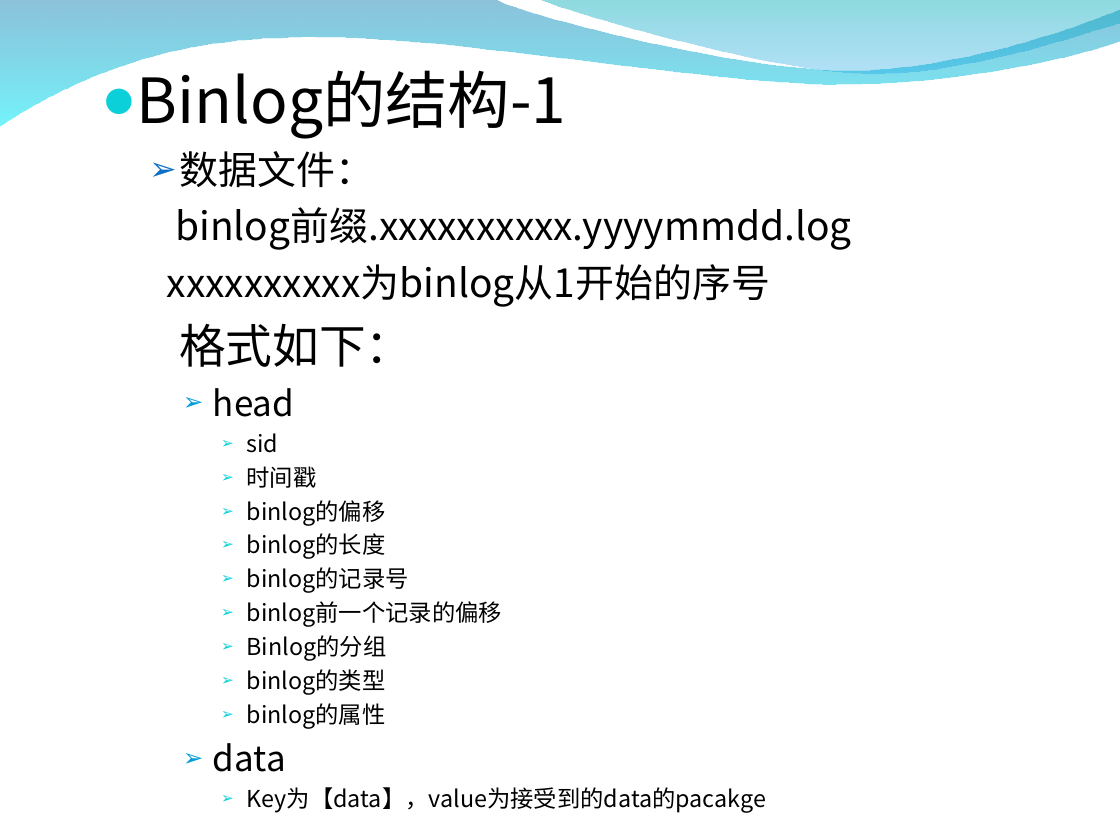
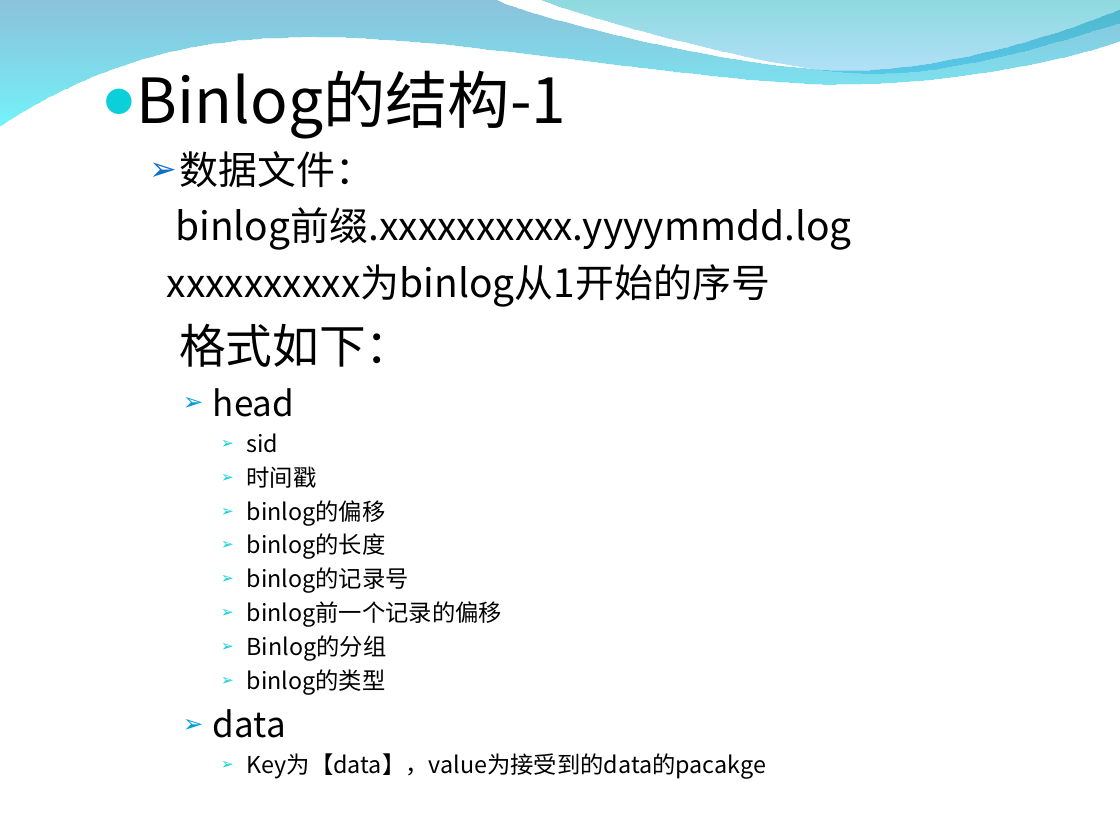
Before and after one commit to burstas/cwinux-mq, a slide deck: slide 26 of mq/doc/mq_introduce.ppt. Drawn at 1120x840 pixels with LibreOffice and Linux fonts; fonts in the diff are those of the drawing; background and template pictures are left out. Boxes give left, top, right and bottom in pixels: in the first picture for what was removed or moved away, otherwise in the second. Text is boxed around its words. In the diff, an @@ line names an element or a change of style, - is before the commit and + after.

```diff
--- a/mq/doc/mq_introduce.ppt
+++ b/mq/doc/mq_introduce.ppt
@@ text at [247,703,386,729]: paragraph removed @@
-      ➢ binlog的属性
```
